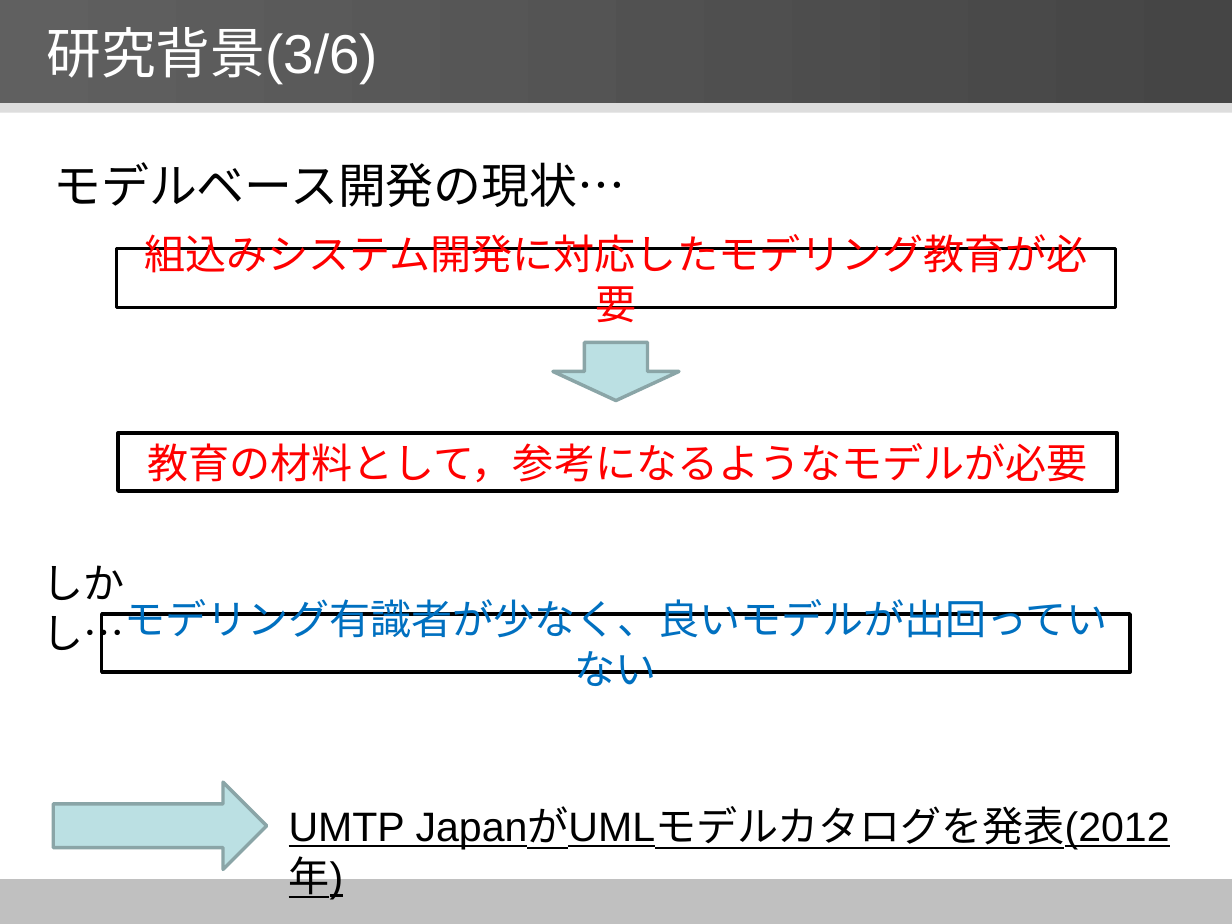
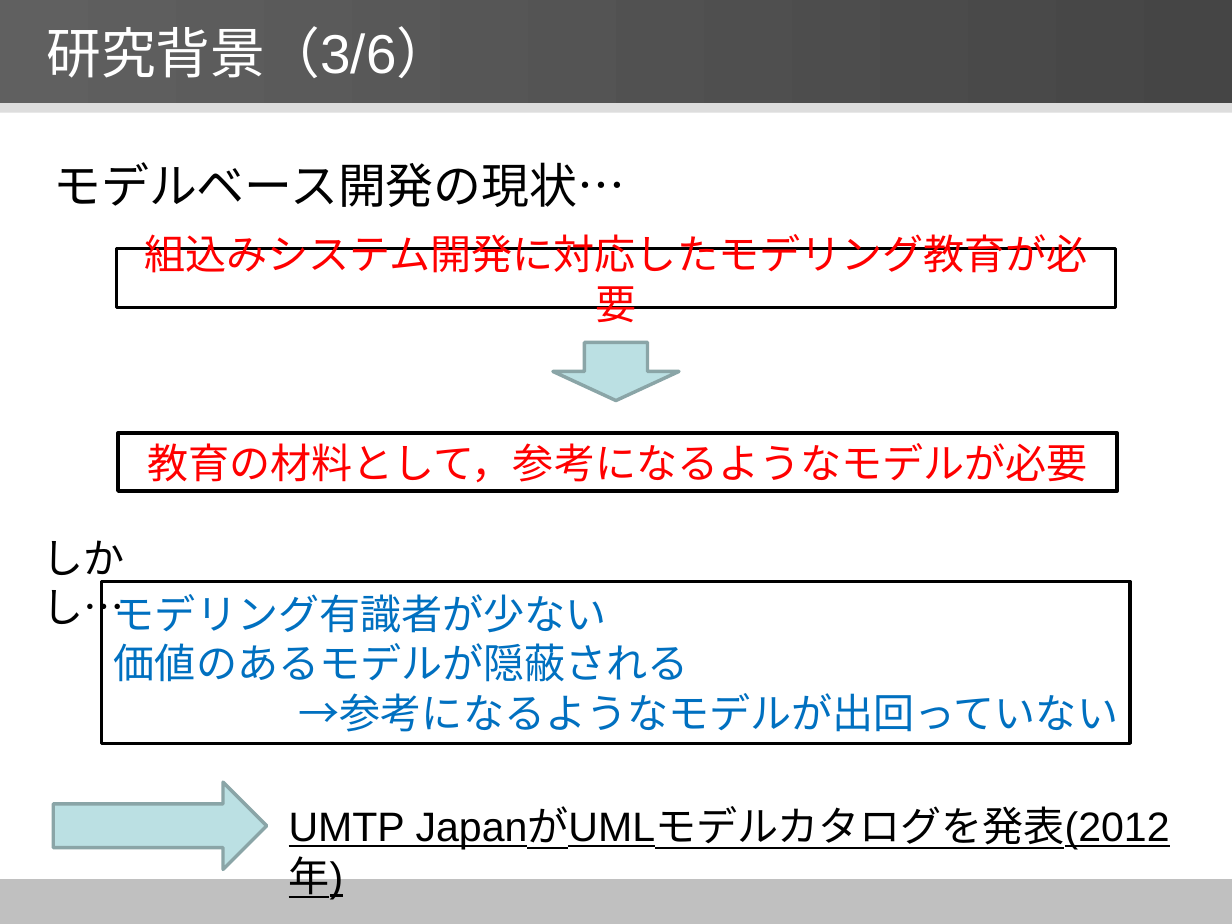
Before and after one commit to YutaNiimura/leJOS-OSEK, a slide deck: slide 5 of 中間発表関連/5I25新村祐太 中間発表スライドver0.5.pptx. Drawn at 1232x924 pixels with LibreOffice and Linux fonts; fonts in the diff are those of the drawing. Boxes give left, top, right and bottom in pixels: in the first picture for what was removed or moved away, otherwise in the second. Text is boxed around its words. In the diff, an @@ line names an element or a change of style, - is before the commit and + after.

```diff
--- a/中間発表関連/5I25新村祐太 中間発表スライドver0.5.pptx
+++ b/中間発表関連/5I25新村祐太 中間発表スライドver0.5.pptx
@@ title at bbox=[46, 26, 451, 78]: text changed @@
-研究背景(3/6)
+研究背景（3/6）
@@ text "しかし…": place and size @@
-text "しかし…" at bbox=[43, 565, 125, 659]
+text "しかし…" at bbox=[43, 540, 125, 633]
@@ rectangle "モデリング有識者が少ない": place and size @@
-rectangle "モデリング有識者が少ない" at bbox=[102, 614, 1131, 671]
+rectangle "モデリング有識者が少ない" at bbox=[102, 582, 1131, 743]
@@ text in rectangle at bbox=[114, 594, 1118, 732]: text changed @@
-モデリング有識者が少なく、良いモデルが出回っていない
+モデリング有識者が少ない
+価値のあるモデルが隠蔽される
+→参考になるようなモデルが出回っていない
```
Also in this commit, not shown: 19 other slides changed, 2 other files.
